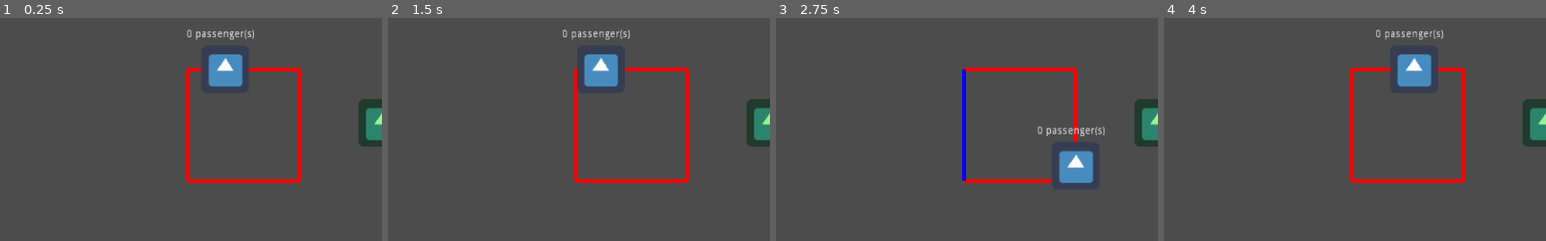
Above: before the commit, frames 1-4 (left to right).
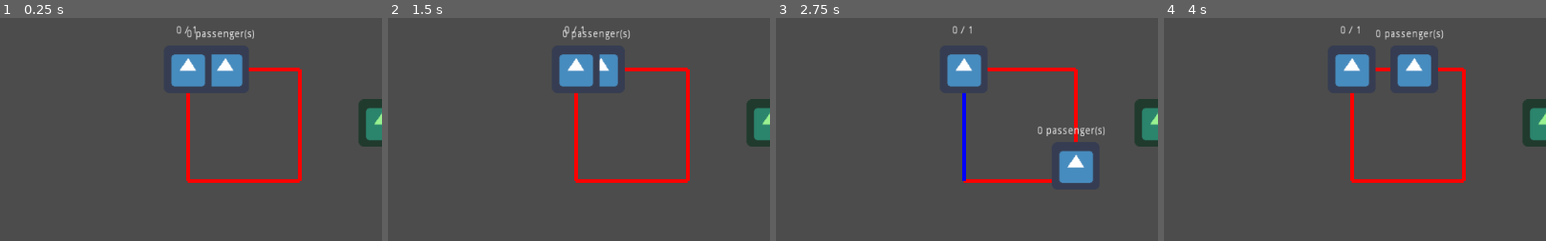
Above: after the commit, the same moments.

Repository: moisesjbc/ufo-taxi
Game: Godot game, scene res://main/main.tscn
Two runs of this game, one before a commit and one after it. Both use one fixed random seed, a clock stepped at 60 frames per second and the inputs below. The engine's default icon, where the game draws it, is replaced by a stand-in: a white triangle on a blue panel in a dark square.
Inputs (mouse positions are % of the whole screen's width and height, from its top left):
- Up to frame 1 (0.25 s): no input
- Up to frame 2 (1.5 s): move the mouse to (72, 45) at 0.52 s; hold Up (ui_up) 0.53-1.25 s; click (72, 45) at 0.67 s; click "Restart game" at 1.25 s
- Up to frame 3 (2.75 s): move the mouse to (30, 55) at 2.02 s
- Up to frame 4 (4 s): move the mouse to (60, 28) at 2.77 s; hold Up (ui_up) 2.78-3.5 s; click "Restart game" at 3.5 s
The pictures show only the part of the screen within x 22-72%, y 14-64%; the shares and areas given below are measured in that part.

The runs differ from the first frame. In frame 1, 1.5% of the frame differs, in the area x 44-56%, y 3-34%; in frame 2, 1.4%; in frame 3, 1.4%; in frame 4, 1.4%.

Commit message:
Added destination area

Diff:
--- /dev/null
+++ b/godot-project/gameplay/destination_area/destination_area.gd
@@ -0,0 +1,20 @@
+extends Area2D
+
+var passengers_goal = 1
+var passengers_left = 0
+var railtrack = null
+
+func _ready():
+	railtrack = get_parent()
+	global_position = to_global(railtrack.nodes[0])
+
+
+func update_passengers_label():
+	$passengers_label.text = str(passengers_left) + ' / ' + str(passengers_goal)
+
+
+func _on_destination_area_body_entered(body):
+	if body.name == 'player_train':
+		passengers_left += body.n_passengers
+		body.leave_passengers()
+		update_passengers_label()
--- /dev/null
+++ b/godot-project/gameplay/destination_area/destination_area.tscn
@@ -0,0 +1,27 @@
+[gd_scene load_steps=4 format=2]
+
+[ext_resource path="res://gameplay/player_train/icon.png" type="Texture" id=1]
+[ext_resource path="res://gameplay/destination_area/destination_area.gd" type="Script" id=2]
+
+[sub_resource type="CircleShape2D" id=1]
+radius = 44.9604
+
+[node name="destination_area" type="Area2D"]
+script = ExtResource( 2 )
+
+[node name="sprite" type="Sprite" parent="."]
+texture = ExtResource( 1 )
+
+[node name="collision_shape" type="CollisionShape2D" parent="."]
+shape = SubResource( 1 )
+
+[node name="passengers_label" type="Label" parent="."]
+margin_left = -20.5
+margin_top = -59.0
+margin_right = 19.5
+margin_bottom = -45.0
+align = 1
+__meta__ = {
+"_edit_use_anchors_": false
+}
+[connection signal="body_entered" from="." to="." method="_on_destination_area_body_entered"]
--- a/godot-project/main/main.tscn
+++ b/godot-project/main/main.tscn
@@ -6,6 +6,7 @@
 [ext_resource path="res://gameplay/railtrack/railtrack.tscn" type="PackedScene" id=4]
 [ext_resource path="res://gameplay/player_train/player_train.tscn" type="PackedScene" id=5]
 [ext_resource path="res://gameplay/pickup_area/pickup_area.tscn" type="PackedScene" id=6]
+[ext_resource path="res://gameplay/destination_area/destination_area.tscn" type="PackedScene" id=7]
 
 [node name="main" type="Node2D"]
 script = ExtResource( 1 )
@@ -29,6 +30,8 @@
 [node name="player_train" parent="railtrack" instance=ExtResource( 5 )]
 position = Vector2( -323.269, -1.12244 )
 
+[node name="destination_area" parent="railtrack" instance=ExtResource( 7 )]
+
 [node name="pickup_area" parent="." instance=ExtResource( 6 )]
 position = Vector2( 734.09, 223.37 )
 [connection signal="game_over" from="." to="." method="_on_main_game_over"]
Not shown: 1 places in godot-project/main/main.tscn that only renumber resources
